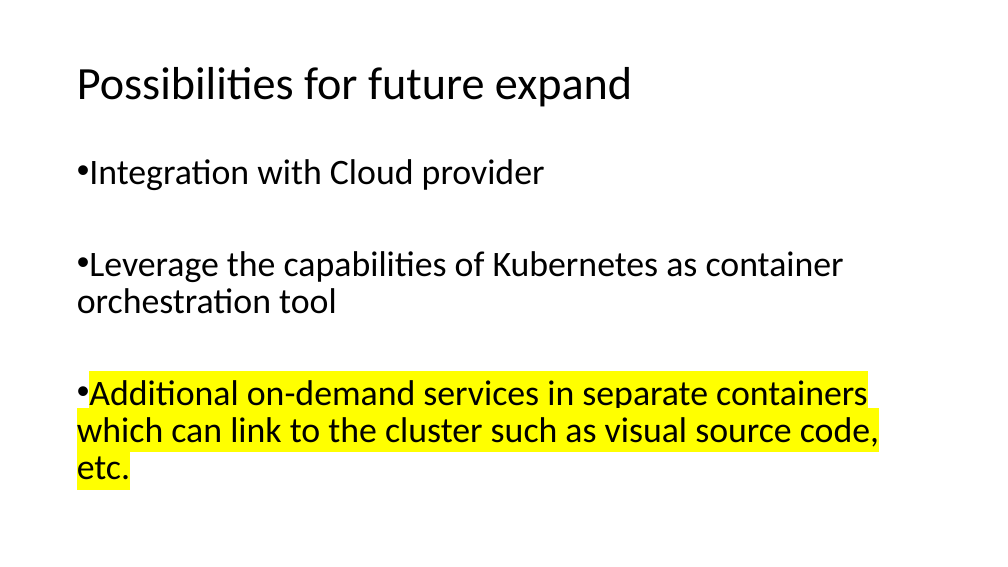
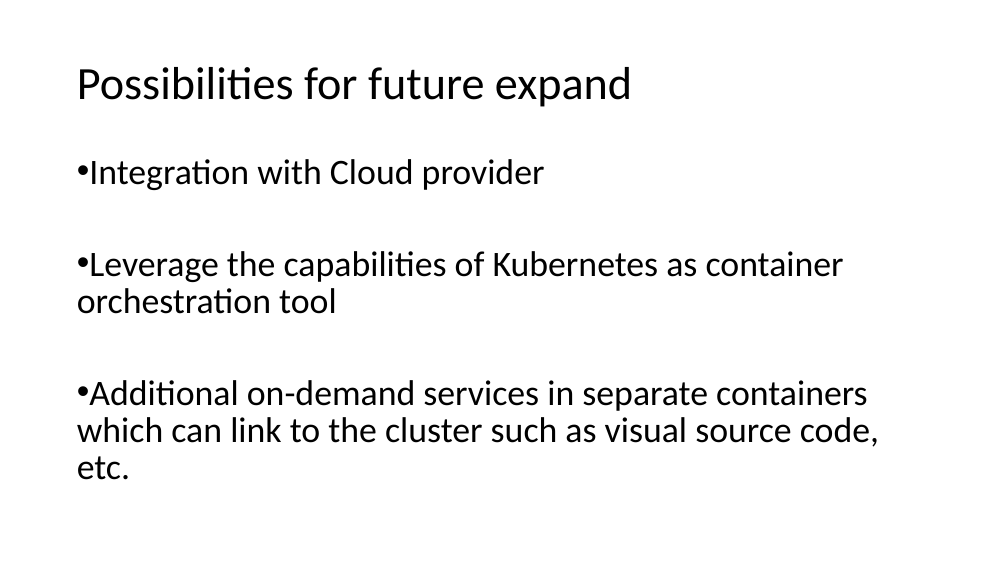
Before and after one commit to gprasad09/Apache-Spark-Cluster-Project, a slide deck: slide 25 of misc/ProjectReports-In progress/TermProject.pptx (slide 24 before the commit). Drawn at 1008x567 pixels with LibreOffice and Linux fonts; fonts in the diff are those of the drawing. Boxes give left, top, right and bottom in pixels: in the first picture for what was removed or moved away, otherwise in the second. Text is boxed around its words. In the diff, an @@ line names an element or a change of style, - is before the commit and + after.

```diff
--- a/misc/ProjectReports-In progress/TermProject.pptx
+++ b/misc/ProjectReports-In progress/TermProject.pptx
@@ text at box(77, 380, 879, 480): highlight #FFFF00 to none in "Additional on-demand services in separate containers which ..." @@
```
Also in this commit, not shown: 5 other slides changed, 4 slides added, 3 slides removed.
